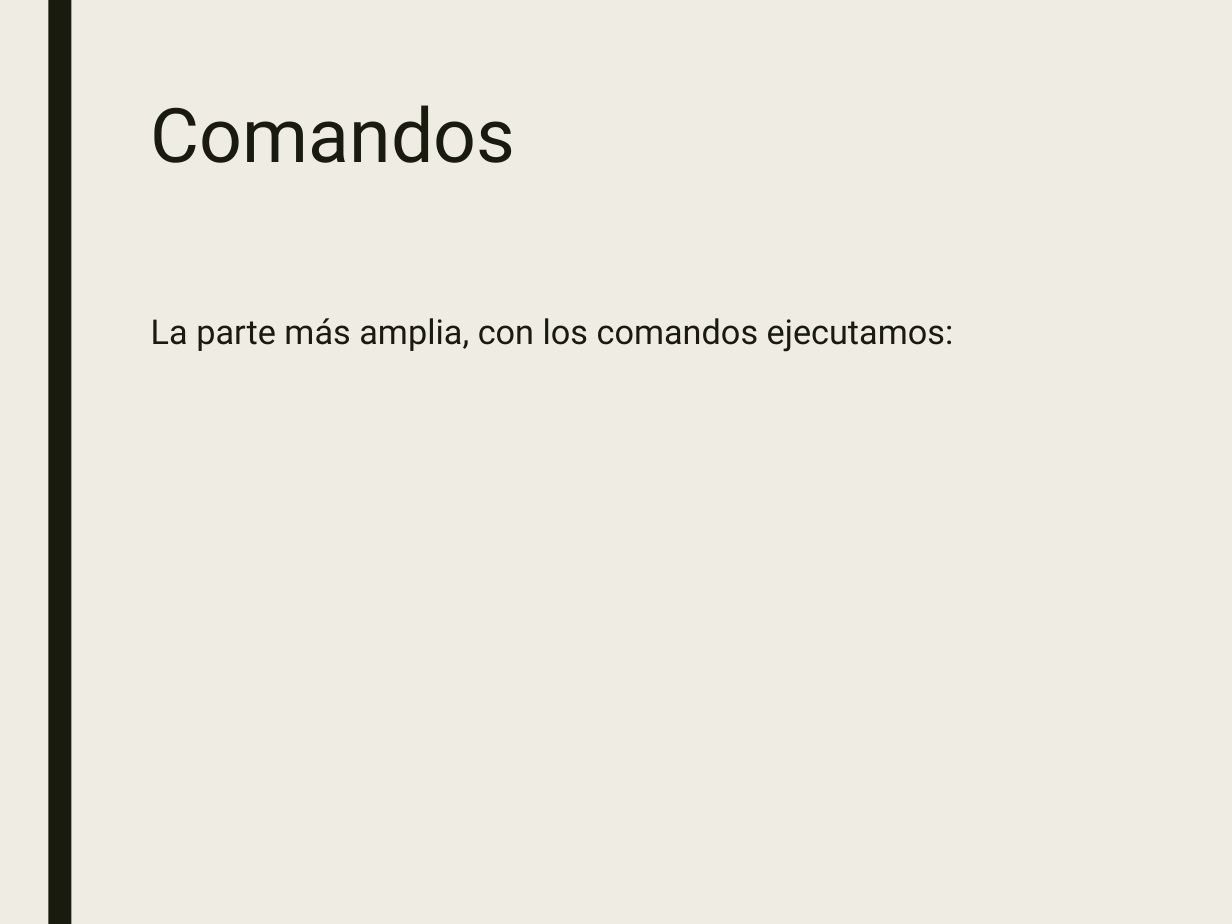
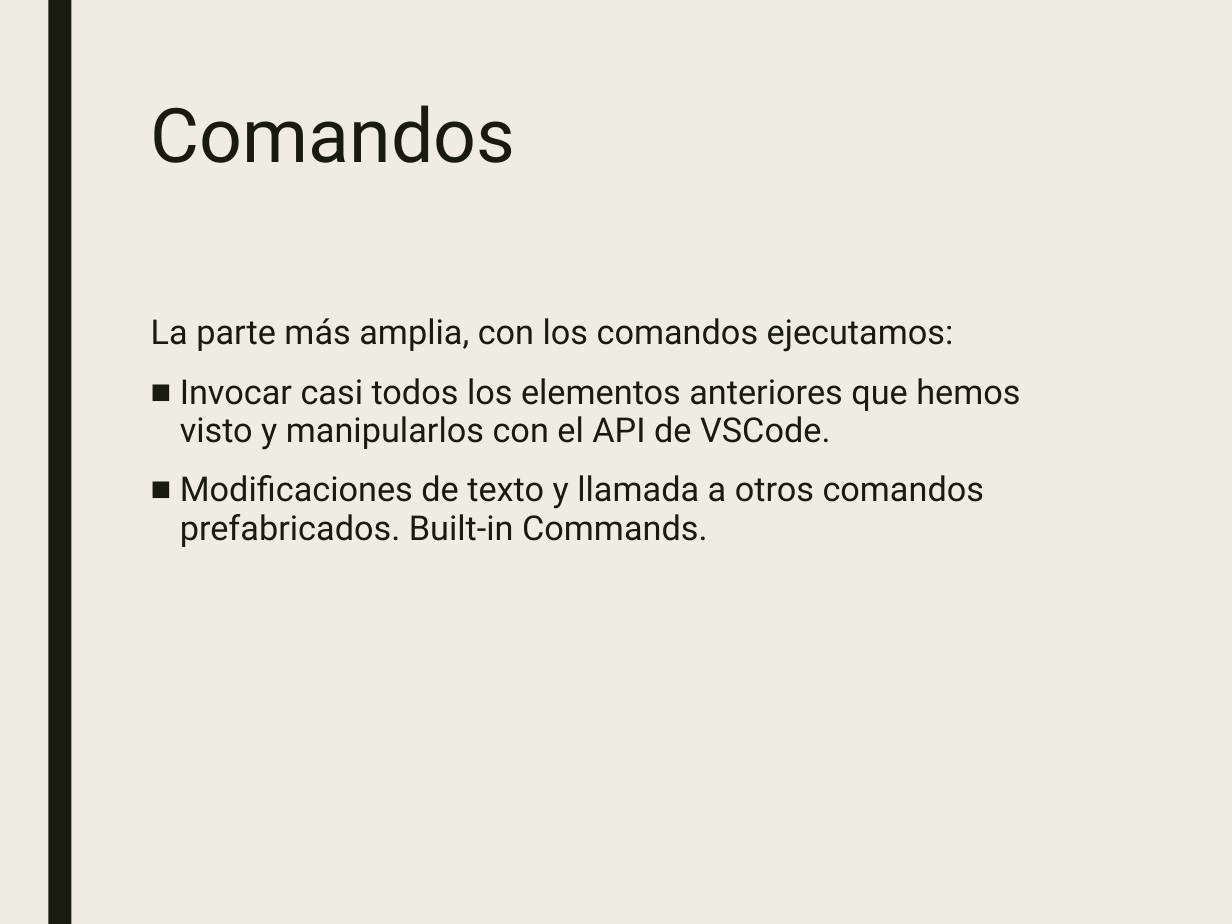
Before and after one commit to JalmarazMartn/dotnetrioja1, a slide deck: slide 19 of VSCODE Extensiones.ppt (slide 18 before the commit). Drawn at 1232x924 pixels with LibreOffice and Linux fonts; fonts in the diff are those of the drawing. Boxes give left, top, right and bottom in pixels: in the first picture for what was removed or moved away, otherwise in the second. Text is boxed around its words. In the diff, an @@ line names an element or a change of style, - is before the commit and + after.

```diff
--- a/VSCODE Extensiones.ppt
+++ b/VSCODE Extensiones.ppt
@@ text at (180,378,1020,547): paragraphs added @@
+■ Invocar casi todos los elementos anteriores que hemos visto y manipularlos con el API de VSCode.
+■ Modificaciones de texto y llamada a otros comandos prefabricados. Built-in Commands.
```
Also in this commit, not shown: 1 slide added.
